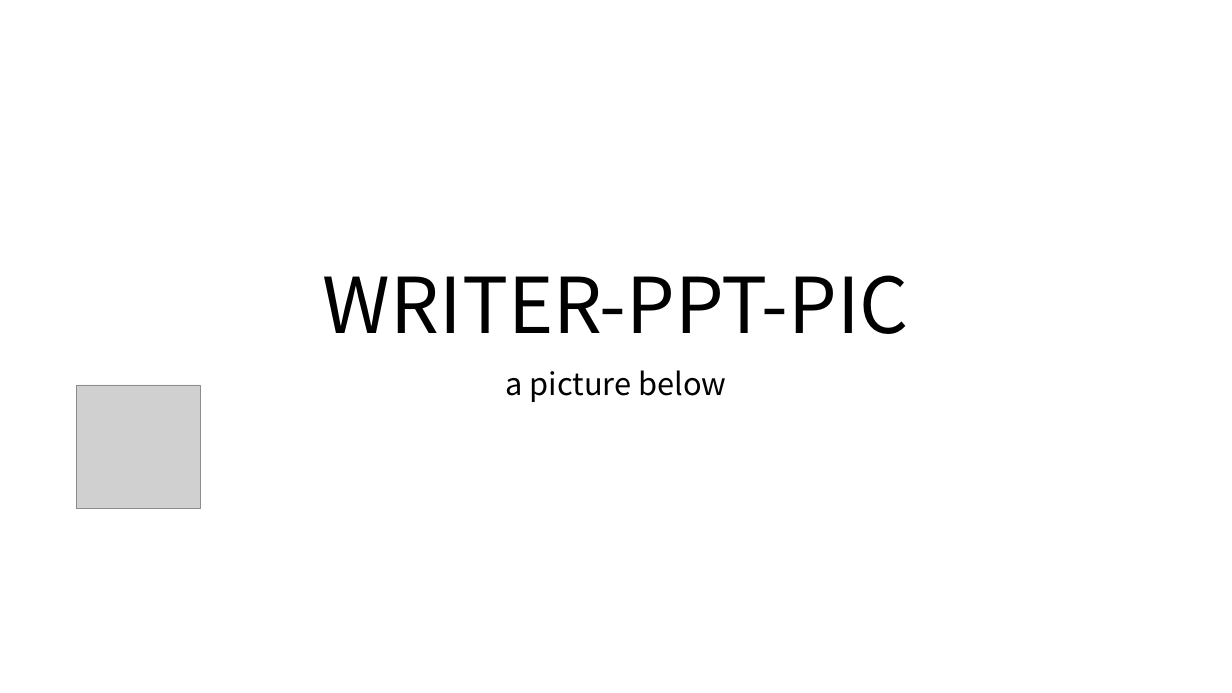
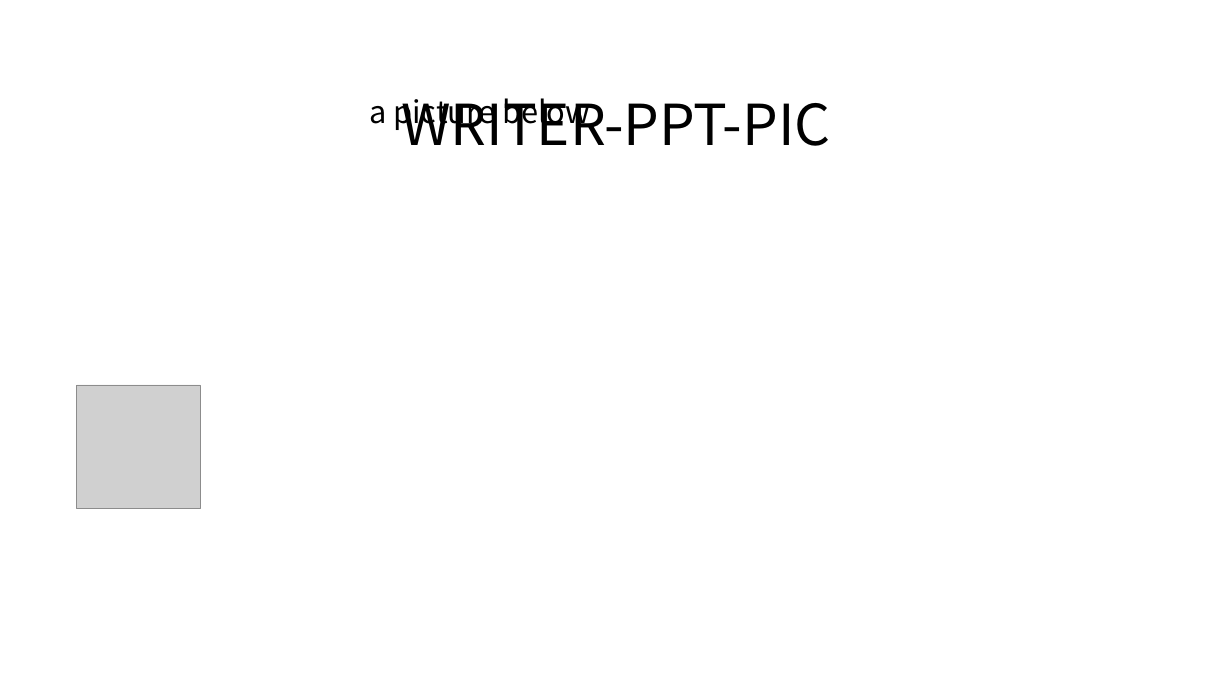
Before and after one commit to yjdyamv/some-office, a slide deck: slide 1 of samples/written-picture.ppt. Drawn at 1232x693 pixels with LibreOffice and Linux fonts; fonts in the diff are those of the drawing; grey boxes stand for pictures. Boxes give left, top, right and bottom in pixels: in the first picture for what was removed or moved away, otherwise in the second. Text is boxed around its words. In the diff, an @@ line names an element or a change of style, - is before the commit and + after.

Commit message:
ppt: write_presentation 改用生成器，形状树不再克隆
内嵌模板现在只贡献 Document 骨架、主母版和一个版式；每页 Slide 由 slide_record 现拼，正文仍放进同一个占位符（段落符分隔），所以读回来的文字与克隆路径一致。write_from_slide_template 保留克隆行为供外来模板使用。真 PowerPoint 2016 验证 samples/written-scratch.ppt（2 页，27648 B，原 208896 B）、written-picture.ppt（32256 B）、written.ppt（126464 B，克隆路径）全部通过，文字逐页读回正确。docs/ppt.md §9.24。

```diff
--- a/samples/written-picture.ppt
+++ b/samples/written-picture.ppt
@@ title "WRITER-PPT-PIC": place and size @@
-title "WRITER-PPT-PIC" at <box>323,275,909,334</box>
+title "WRITER-PPT-PIC" at <box>401,98,831,146</box>
@@ title "WRITER-PPT-PIC" at <box>401,98,831,146</box>: size 60 to 44 pt; vertical alignment bottom to top @@
@@ title "a picture below": place and size @@
-title "a picture below" at <box>505,370,726,402</box>
+title "a picture below" at <box>369,98,590,132</box>
@@ title "a picture below" at <box>369,98,590,132</box>: alignment centre to left @@
```
Also in this commit, not shown: 1 other slide changed, 6 other files.
